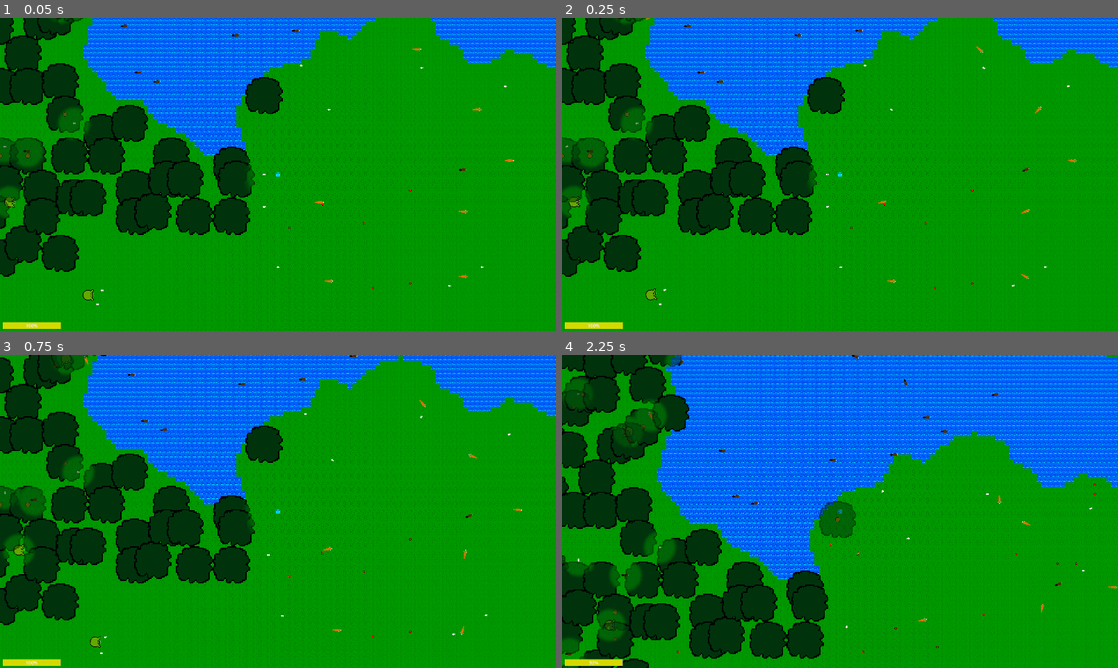
Above: before the commit, frames 1-4 (two rows, left to right).
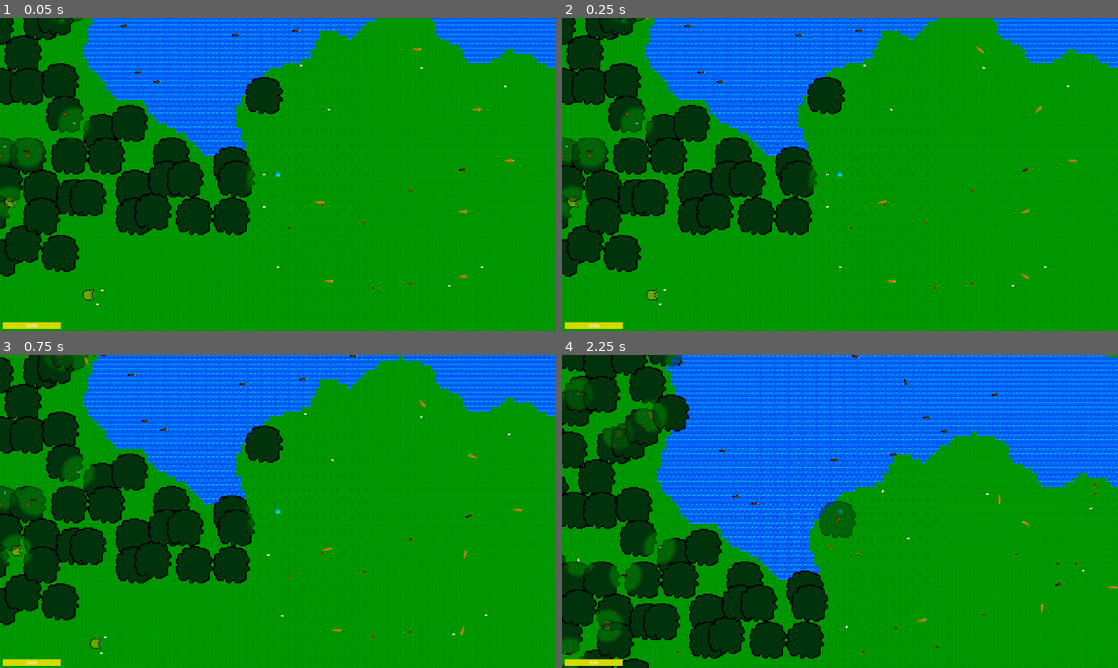
Above: after the commit, the same moments.

Repository: Kyhel/lost-in-pixels
Game: Godot game, scene res://scenes/game.tscn
Two runs of this game, one before a commit and one after it. Both use one fixed random seed, a clock stepped at 60 frames per second and the inputs below.
Inputs:
- Up to frame 1 (0.05 s): no input
- Up to frame 2 (0.25 s): no input
- Up to frame 3 (0.75 s): hold Up (ui_up) from 0.53 s (still down); hold F (attack) from 0.53 s (still down)
- Up to frame 4 (2.25 s): release F (attack) at 1.28 s; tap Q (spawn_carrot) at 1.35 s; release Up (ui_up) at 2.03 s; hold Left (ui_left) from 2.03 s (still down); hold F (attack) from 2.03 s (still down)

Frame 1 is identical in both runs. In frame 2, 0.1% of the frame differs, in the area x 0-93%, y 0-91%; in frame 3, 0.3%; in frame 4, 0.4%, in the area x 5-100%, y 1-91%.

Commit message:
Fix chase action

Diff:
--- a/ai/actions/fight/chase_player_action.gd
+++ b/ai/actions/fight/chase_player_action.gd
@@ -3,8 +3,13 @@
 
 func tick(creature: Creature, _delta: float) -> State:
 
+	if creature.blackboard.get_value(Blackboard.KEY_SEES_PLAYER) != true:
+		creature.movement.stop()
+		return State.FAILURE
+
 	var player := creature.get_tree().get_first_node_in_group("player") as Player
 	if player == null:
+		creature.movement.stop()
 		return State.FAILURE
 
 	creature.movement.request_movement(MovementRequest.to_combat_engage(player, 1.0))
--- a/ai/actions/food/eat_food_action.gd
+++ b/ai/actions/food/eat_food_action.gd
@@ -46,5 +46,5 @@
 
 
 func reset():
+	super.reset()
 	eating_timer = 0.0
-	super.reset()
--- a/ai/actions/wait_action.gd
+++ b/ai/actions/wait_action.gd
@@ -19,3 +19,8 @@
 
 	timer -= _delta
 	return State.RUNNING
+
+func reset() -> void:
+	super.reset()
+	timer = 0.0
+	is_waiting = false
--- a/ai/actions/wander_action.gd
+++ b/ai/actions/wander_action.gd
@@ -43,3 +43,7 @@
 	var wander_distance = (randf() + 1) / 2 * wander_radius;
 
 	return creature.global_position + target_rotation_vector * wander_distance
+
+func reset() -> void:
+	super.reset()
+	target_position = null
--- a/ai/goals/attack_player_goal.gd
+++ b/ai/goals/attack_player_goal.gd
@@ -3,7 +3,8 @@
 
 func get_score(creature: Creature) -> float:
 
-	if creature.blackboard.get_value(Blackboard.KEY_SEES_PLAYER) == false:
+	# Use != true so missing/null is treated as "does not see" (null == false is false in GDScript).
+	if creature.blackboard.get_value(Blackboard.KEY_SEES_PLAYER) != true:
 		return 0
 
 	return 10.0
--- a/ai/sensors/player_sensor.gd
+++ b/ai/sensors/player_sensor.gd
@@ -12,6 +12,7 @@
 	var player: Player = creature.get_tree().get_first_node_in_group("player")
 
 	if player == null:
+		creature.blackboard.set_value(Blackboard.KEY_SEES_PLAYER, false)
 		return
 
 	var distance = creature.global_position.distance_to(player.global_position)
